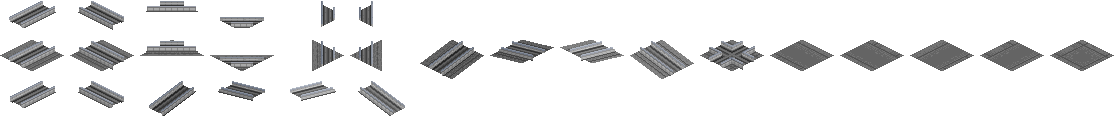
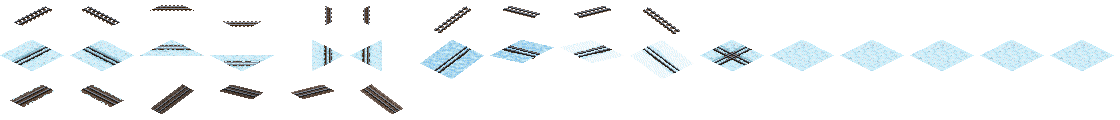
Layered file, before and after one edit (1120×120). Changes by layer:
hid group "SC Maglev" (1 layers) over [9, 1, 756, 116]
showed group "Snow" (6 layers) over [0, 29, 1114, 114]
moved "Snow Texture" (2nd of 2, in "Snow") above "Snow 1067 wood" over [0, 29, 1114, 89]
showed "Snow 1067 wood" over [0, 40, 1114, 105]
showed "Slope Shade" over [151, 40, 554, 114]
showed group "1067" (1st of 2) (3 layers) over [10, 5, 754, 114]
showed group "Ballast" (2nd of 2) (8 layers) over [0, 16, 1114, 116]
showed "White" over [0, 30, 1114, 91]
showed "Texture" over [0, 28, 1114, 116]
hid "Urban Underlay" over [0, 40, 1114, 79]
